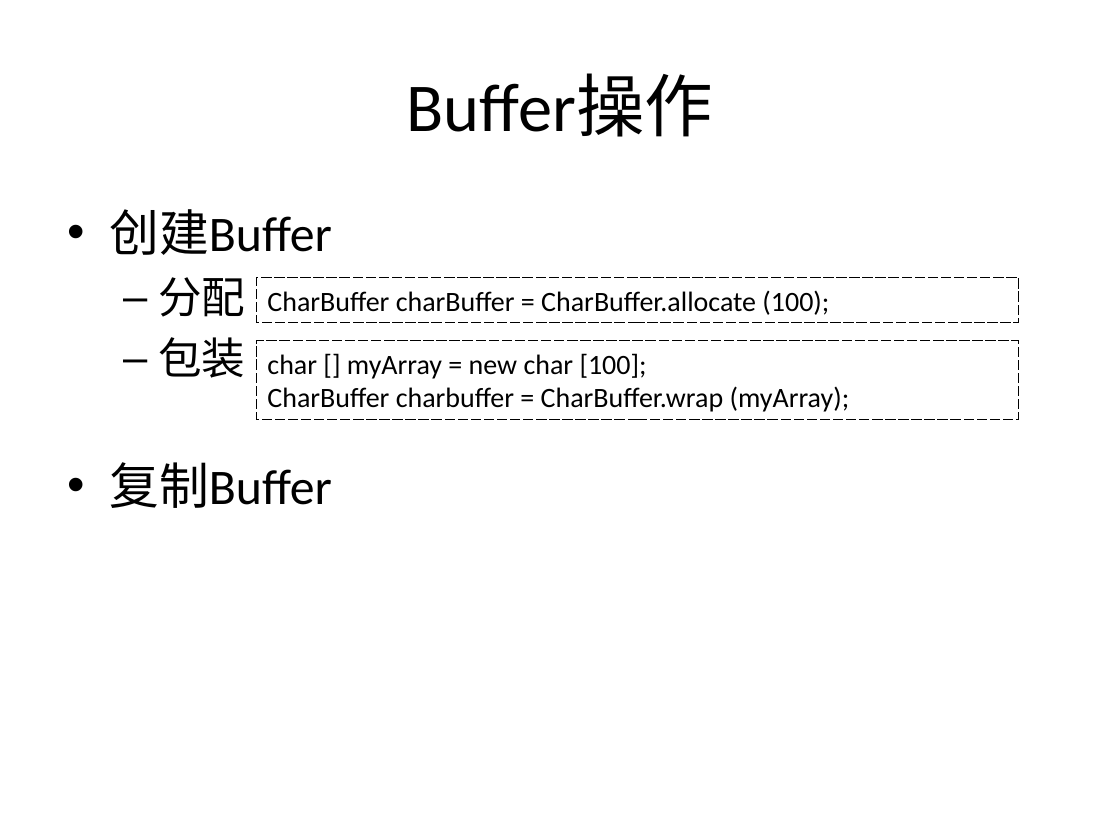
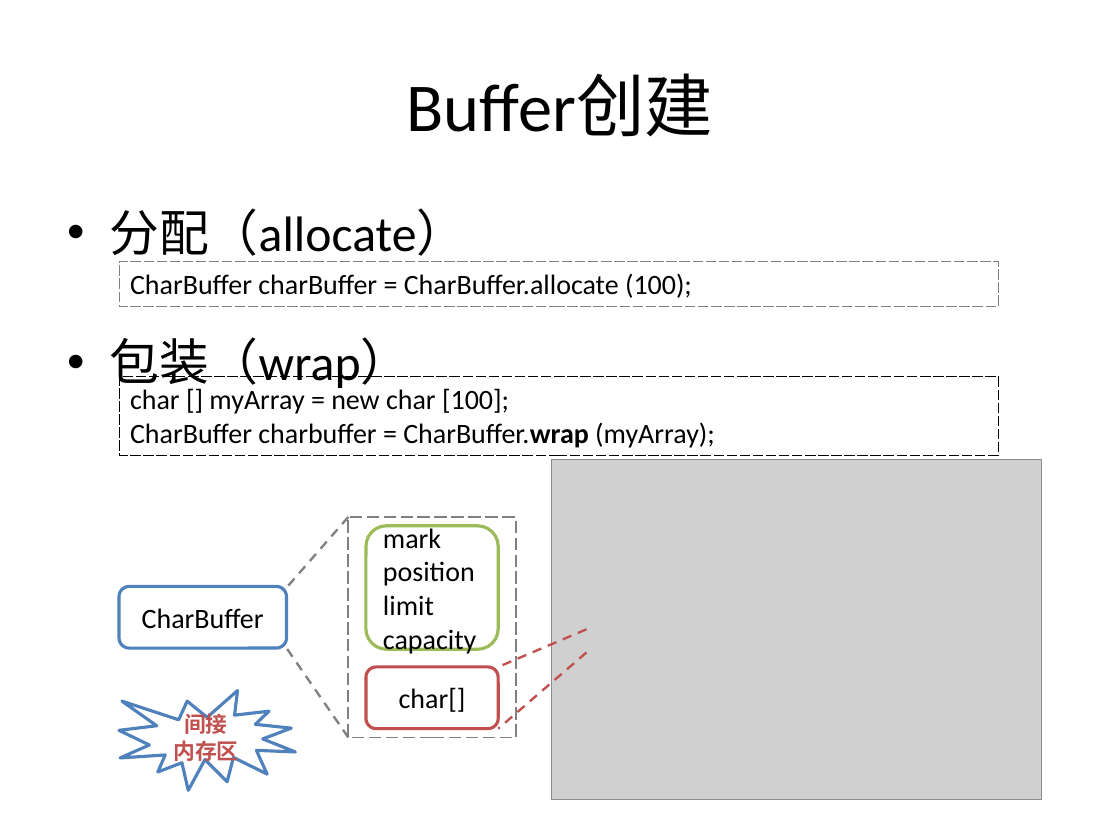
Before and after one commit to guhanjie/Knowledge-sharing, a slide deck: slide 16 of 扒一扒Java IO那些事儿.pptx (slide 12 before the commit). Drawn at 1120x840 pixels with LibreOffice and Linux fonts; fonts in the diff are those of the drawing; grey boxes stand for pictures. Boxes give left, top, right and bottom in pixels: in the first picture for what was removed or moved away, otherwise in the second. Text is boxed around its words. In the diff, an @@ line names an element or a change of style, - is before the commit and + after.

```diff
--- a/扒一扒Java IO那些事儿.pptx
+++ b/扒一扒Java IO那些事儿.pptx
@@ title at [407, 74, 713, 137]: text changed @@
-Buffer操作
+Buffer创建
@@ text at [109, 208, 466, 393]: text changed @@
-• 创建Buffer
-  – 分配
-  – 包装
-• 复制Buffer
+• 分配（allocate）
+• 包装（wrap）
@@ rectangle "CharBuffer charBuffer = CharBuffer.allocate (100);": place and size @@
-rectangle "CharBuffer charBuffer = CharBuffer.allocate (100);" at [256, 278, 1018, 323]
+rectangle "CharBuffer charBuffer = CharBuffer.allocate (100);" at [119, 261, 998, 306]
@@ rectangle "CharBuffer charBuffer = CharBuffer.allocate (100);" at [119, 261, 998, 306]: outline #000000 0.75 pt dashed to #808080 0.75 pt dashed @@
@@ rectangle "char [] myArray = new ...": place and size @@
-rectangle "char [] myArray = new ..." at [256, 340, 1018, 420]
+rectangle "char [] myArray = new ..." at [119, 376, 998, 456]
@@ text in rectangle at [130, 422, 715, 448]: bold on in "CharBuffer.wrap" @@
@@ picture added at [551, 459, 1042, 799] @@
@@ line added from (348, 517) to (287, 588), #808080 1.5 pt dashed @@
@@ rectangle added at [348, 517, 516, 738], outline #808080 1 pt dashed @@
@@ rounded rectangle added at [366, 525, 498, 648], fill #FFFFFF, outline #9BBB59 2 pt, 18 pt, text #000000 @@
+mark
+position
+limit
+capacity
@@ rounded rectangle added at [119, 587, 287, 648], fill #FFFFFF, outline #4F81BD 2 pt, 18 pt, text #000000 @@
+CharBuffer
@@ line added from (587, 629) to (498, 666), #C0504D 1.5 pt dashed @@
@@ line added from (348, 737) to (287, 648), #808080 1.5 pt dashed @@
@@ line added from (587, 653) to (498, 729), #C0504D 1.5 pt dashed @@
@@ rounded rectangle added at [366, 666, 498, 728], fill #FFFFFF, outline #C0504D 2 pt, 18 pt, text #000000 @@
+char[]
@@ irregular seal added at [119, 691, 295, 791], fill #FFFFFF, outline #4F81BD 2 pt, 14 pt, text #C0504D, bold @@
+间接
+内存区
```
Also in this commit, not shown: 8 other slides changed, 9 slides added.
